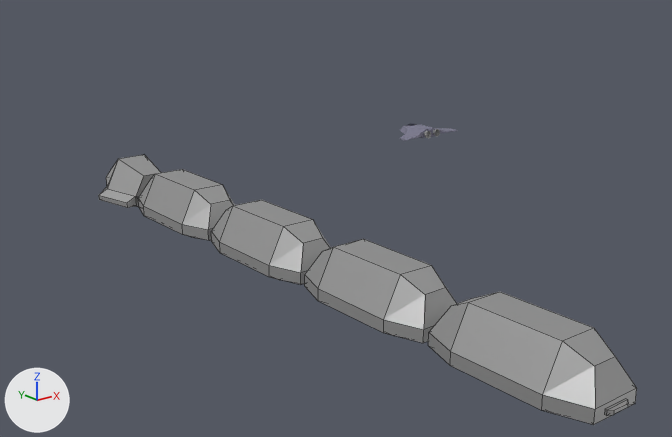
Renders of the Blender file Art/coreship.blend from each side of a commit.
The view is the same before and after, from a camera (50 mm lens) standing at (-83.0, -84.5, 25.3) and looking at (-28.1, -15.8, -2.2). Every picture has the same lights, and +X, +Y and +Z are marked at lower left. Mesh edges are drawn as thin lines on the coarser meshes.

Names of what the first picture shows: 'Container', 'Container.001', 'Container.002', 'Container.003', 'PlayerShip', 'Shuttle'.
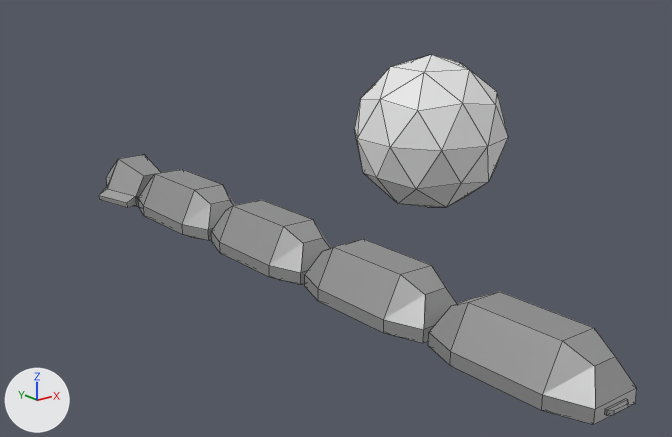
Changed parts and their boxes (x1, y1, x2, y2) in the pictures (672 x 437 px):
'Asteroid', added: after (354, 55, 508, 207)

What changed in the scene script:
```text
Add me_icosphere:
    me_icosphere.from_pydata(...)  # an icosphere of 80 faces spanning x -9.5..9.5, y -10.0..10.0, z -10.0..10.0
Add ob_asteroid:
    ob_asteroid = bpy.data.objects.new('Asteroid', me_icosphere)
    ob_asteroid.location = (0.0, 0.0, 0.0)
```
